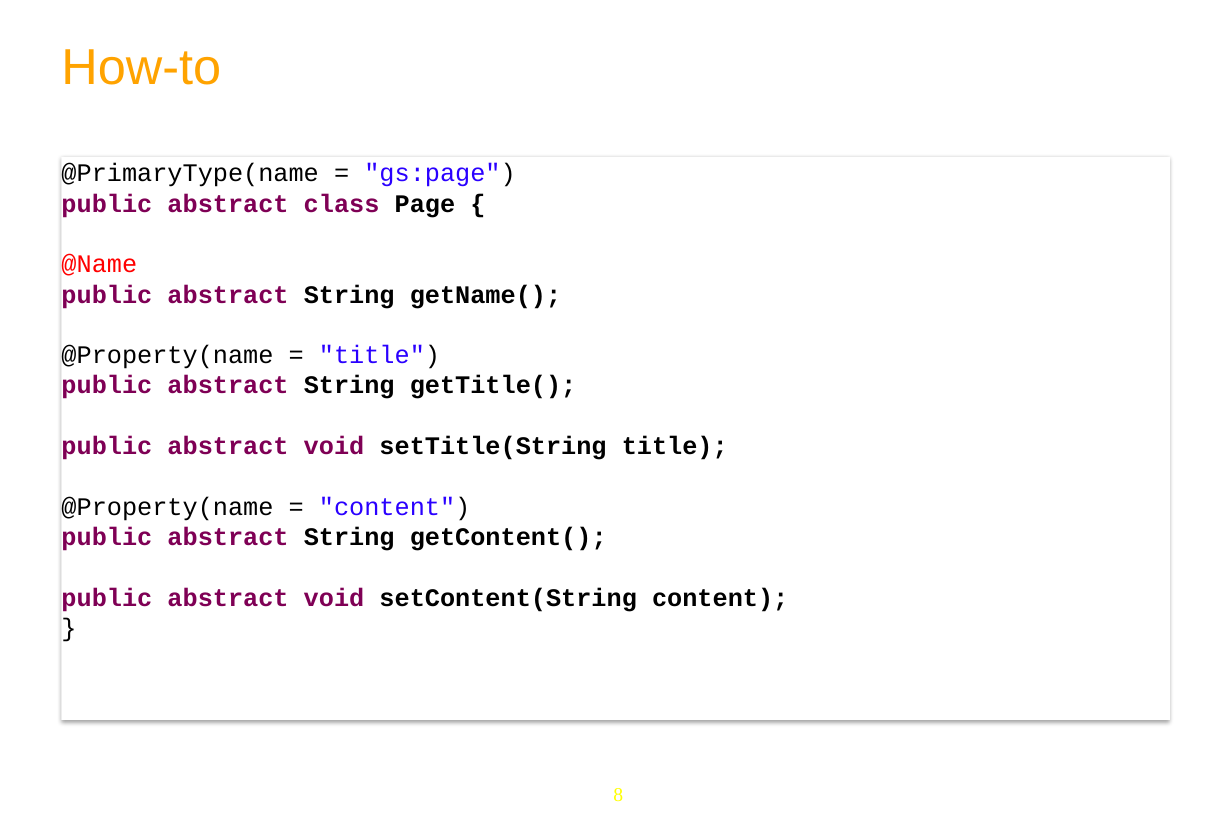
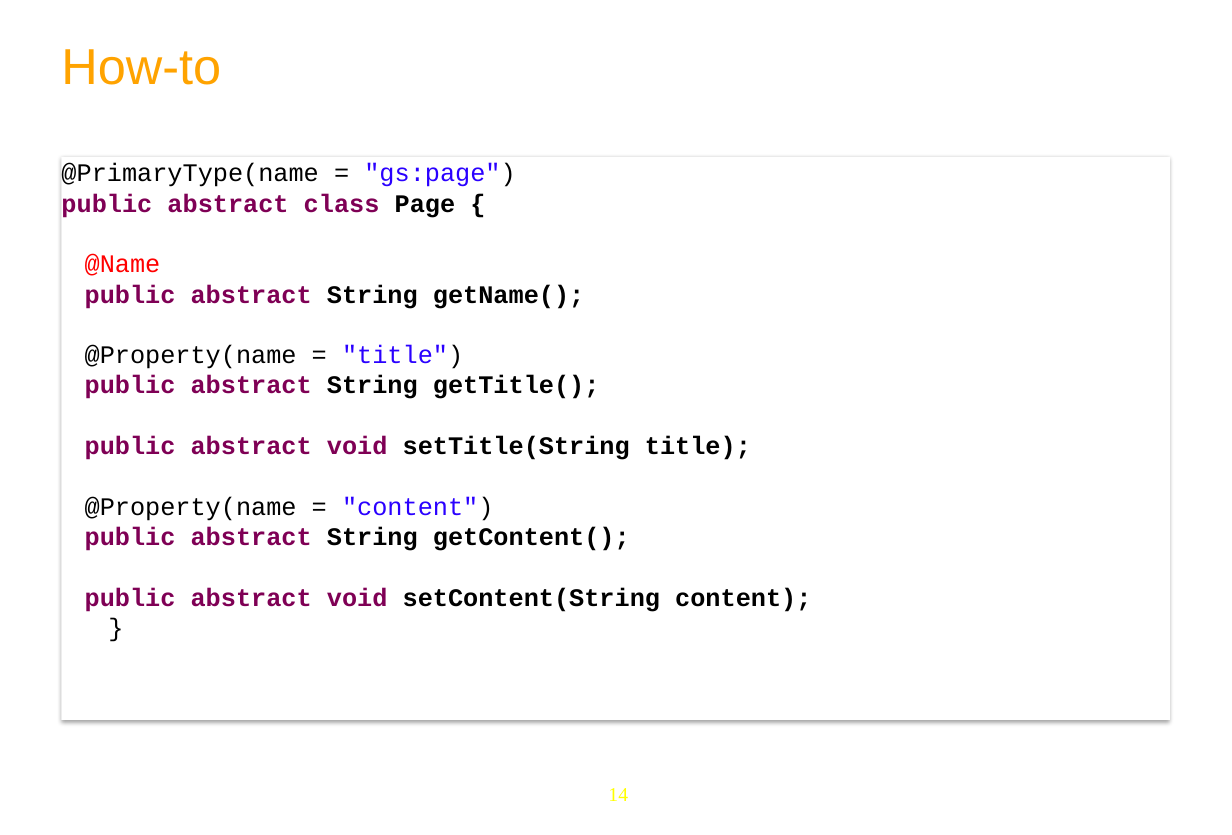
Before and after one commit to anhvurz90/training, a slide deck: slide 14 of slides/exo-developer/en/370-Chromattic-XDev-en.pptx (slide 8 before the commit). Drawn at 1232x835 pixels with LibreOffice and Linux fonts; fonts in the diff are those of the drawing; background and template pictures are left out. Boxes give left, top, right and bottom in pixels: in the first picture for what was removed or moved away, otherwise in the second. Text is boxed around its words. In the diff, an @@ line names an element or a change of style, - is before the commit and + after.

```diff
--- a/slides/exo-developer/en/370-Chromattic-XDev-en.pptx
+++ b/slides/exo-developer/en/370-Chromattic-XDev-en.pptx
@@ text in rectangle at bbox=[85, 254, 811, 612]: list level 1 to 2 in "@Name"; list level 1 to 2 in "public abstract String getName();"; list level 1 to 2 in "@Property(name = "title")"; list level 1 to 2 in "public abstract String getTitle();"; list level 1 to 2 in "public abstract void setTitle(String title);"; list level 1 to 2 in "@Property(name = "content")"; list level 1 to 2 in "public abstract String getContent();"; list level 1 to 2 in "public abstract void setContent(String content);" @@
@@ page number at bbox=[608, 788, 628, 801]: text changed @@
-8
+14
```
Also in this commit, not shown: 4 other slides changed, 11 slides added, 6 slides removed.
